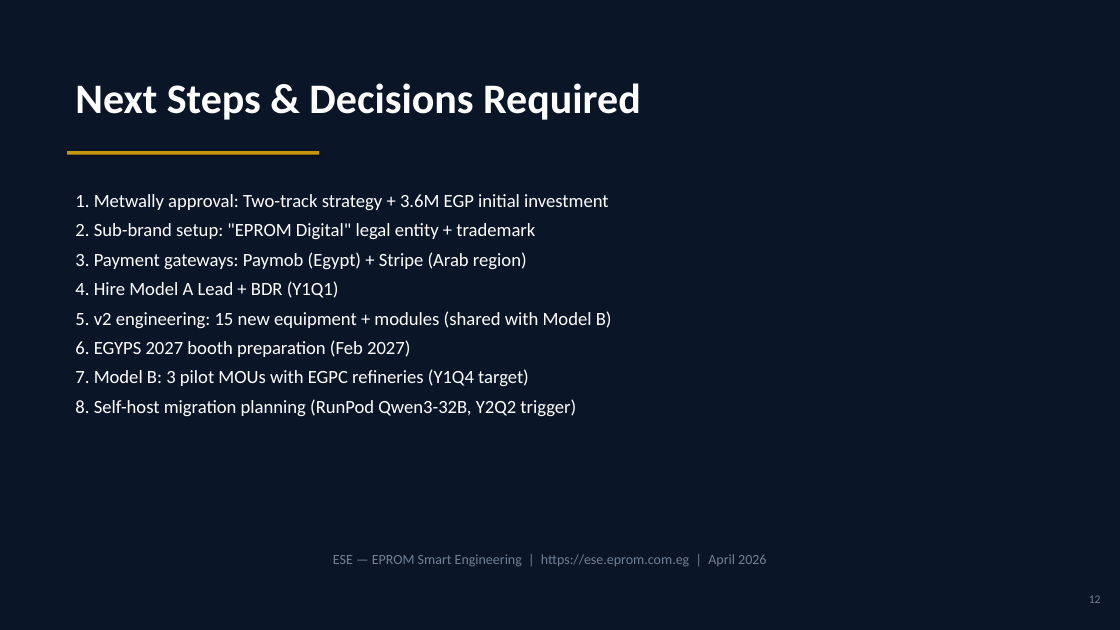
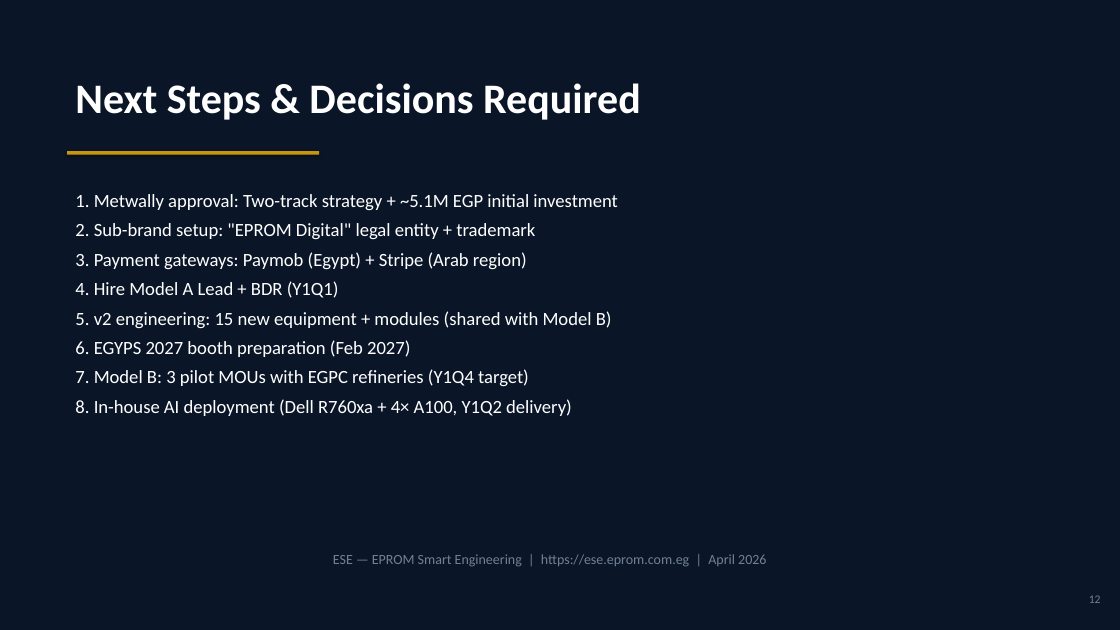
Before and after one commit to Amsamms/ese-business-model, a slide deck: slide 12 of ESE_Business_Model_v2.pptx. Drawn at 1120x630 pixels with LibreOffice and Linux fonts; fonts in the diff are those of the drawing. Boxes give left, top, right and bottom in pixels: in the first picture for what was removed or moved away, otherwise in the second. Text is boxed around its words. In the diff, an @@ line names an element or a change of style, - is before the commit and + after.

```diff
--- a/ESE_Business_Model_v2.pptx
+++ b/ESE_Business_Model_v2.pptx
@@ text at <box>75,194,617,210</box>: text changed @@
-1. Metwally approval: Two-track strategy + 3.6M EGP initial investment
+1. Metwally approval: Two-track strategy + ~5.1M EGP initial investment
@@ text at <box>75,399,572,416</box>: text changed @@
-8. Self-host migration planning (RunPod Qwen3-32B, Y2Q2 trigger)
+8. In-house AI deployment (Dell R760xa + 4× A100, Y1Q2 delivery)
```
Also in this commit, not shown: 7 other slides changed.
